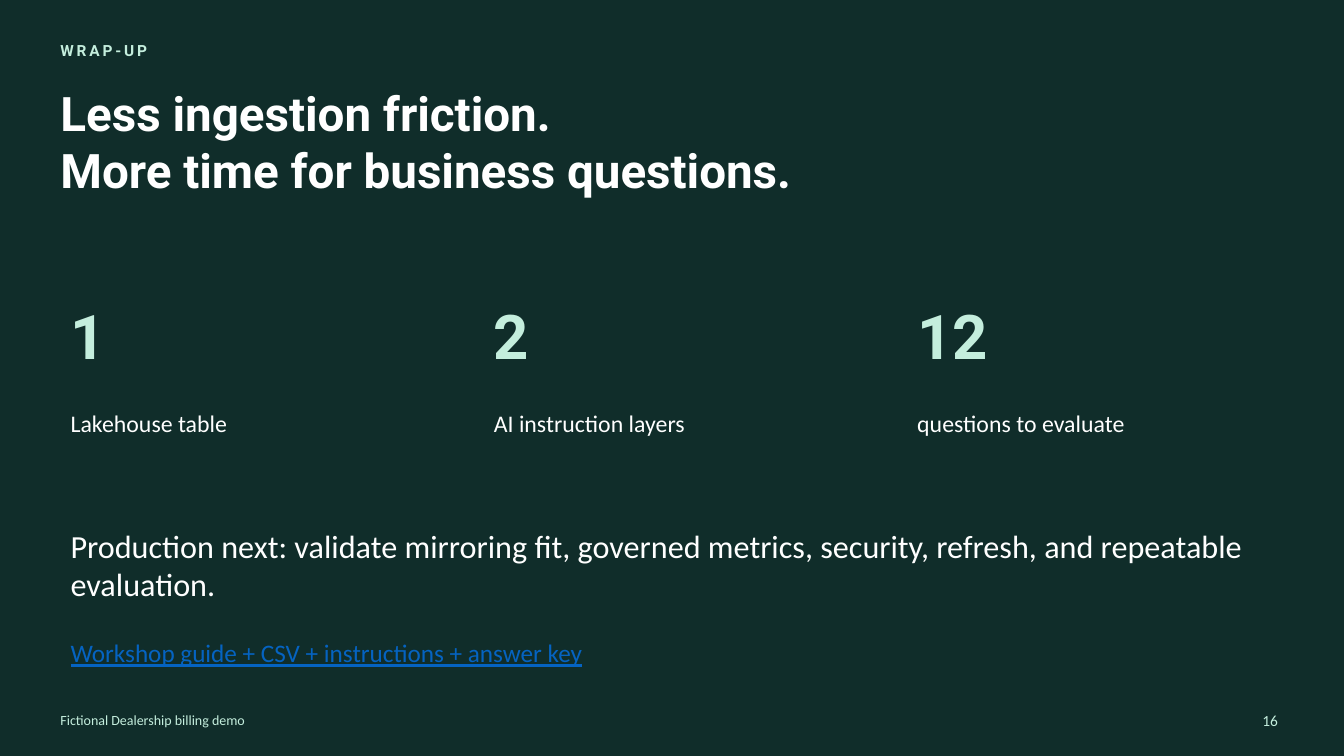
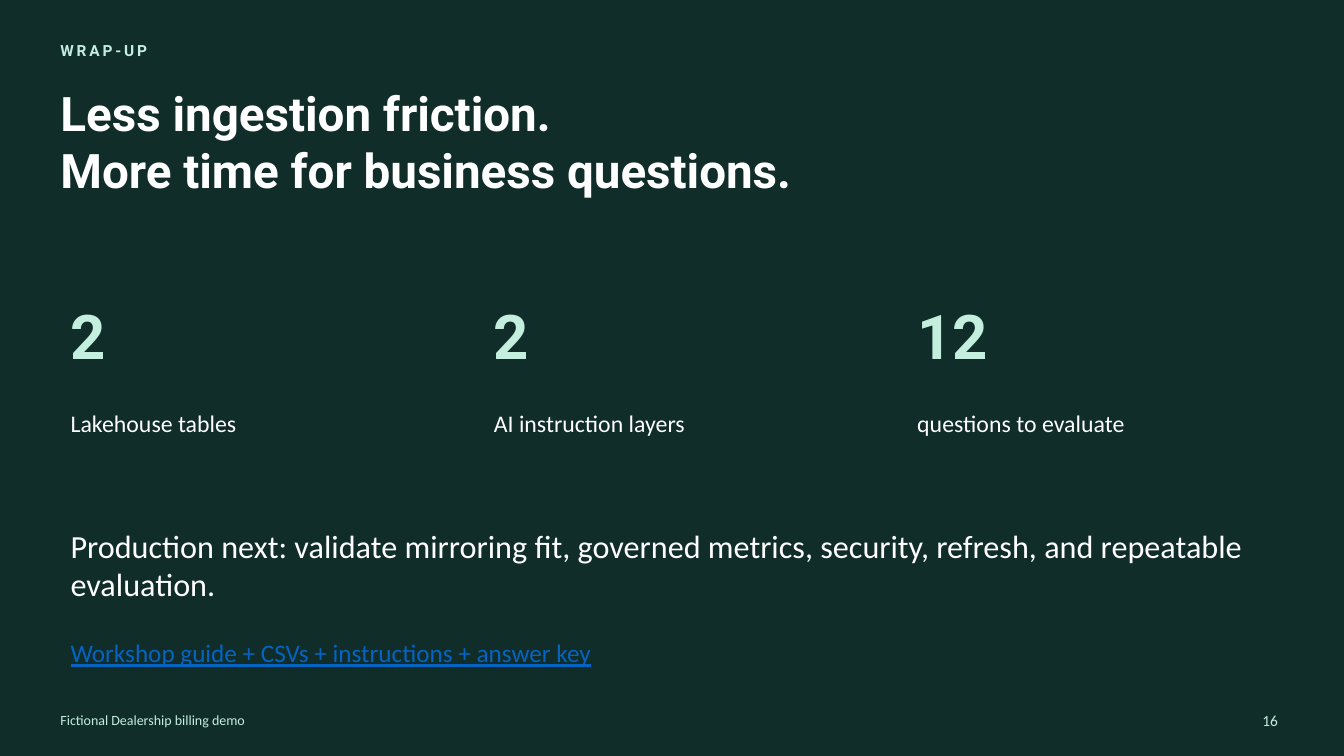
Before and after one commit to krepko7/FabricDataAgents1, a slide deck: slide 16 of workshop-express/Workshop-Express.pptx. Drawn at 1344x756 pixels with LibreOffice and Linux fonts; fonts in the diff are those of the drawing. Boxes give left, top, right and bottom in pixels: in the first picture for what was removed or moved away, otherwise in the second. Text is boxed around its words. In the diff, an @@ line names an element or a change of style, - is before the commit and + after.

```diff
--- a/workshop-express/Workshop-Express.pptx
+++ b/workshop-express/Workshop-Express.pptx
@@ text at box(71, 314, 106, 359): text changed @@
-1
+2
@@ text at box(71, 415, 236, 432): text changed @@
-Lakehouse table
+Lakehouse tables
@@ text at box(71, 644, 590, 667): text changed @@
-Workshop guide + CSV + instructions + answer key
+Workshop guide + CSVs + instructions + answer key
```
Also in this commit, not shown: 7 other slides changed, 1 slide added, 1 slide removed, 7 other files.
